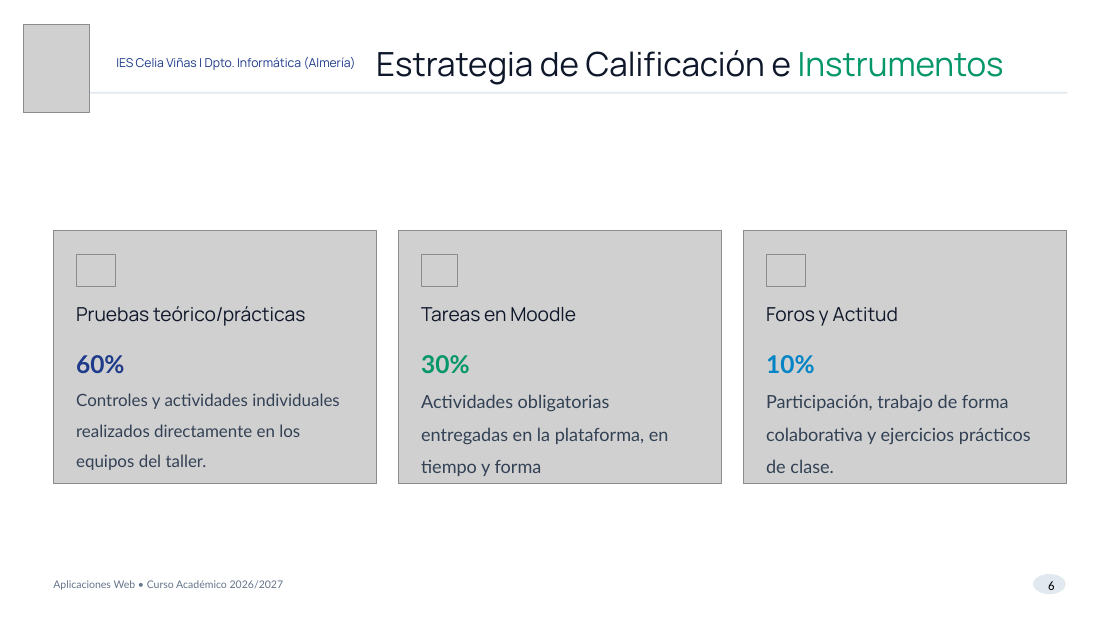
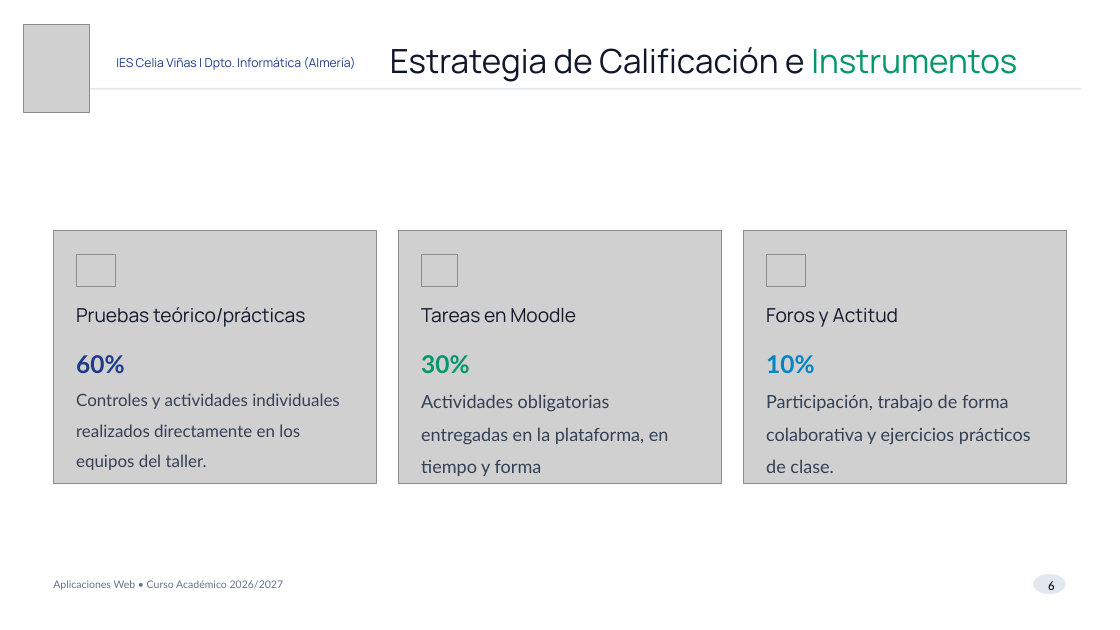
Before and after one commit to juansimonsanchez/html, a slide deck: slide 6 of apl/APL_Presentacion_26_27.pptx. Drawn at 1120x630 pixels with LibreOffice and Linux fonts; fonts in the diff are those of the drawing; grey boxes stand for pictures; background and template pictures are left out. Boxes give left, top, right and bottom in pixels: in the first picture for what was removed or moved away, otherwise in the second. Text is boxed around its words. In the diff, an @@ line names an element or a change of style, - is before the commit and + after.

```diff
--- a/apl/APL_Presentacion_26_27.pptx
+++ b/apl/APL_Presentacion_26_27.pptx
@@ text "Estrategia de Calificación e Instrumentos": place and size @@
-text "Estrategia de Calificación e Instrumentos" at (376,50,1004,85)
+text "Estrategia de Calificación e Instrumentos" at (390,47,1017,82)
@@ rectangle: place and size @@
-rectangle at (52,92,1067,93)
+rectangle at (66,88,1081,90)
```
Also in this commit, not shown: 14 other slides changed, 6 other files.
